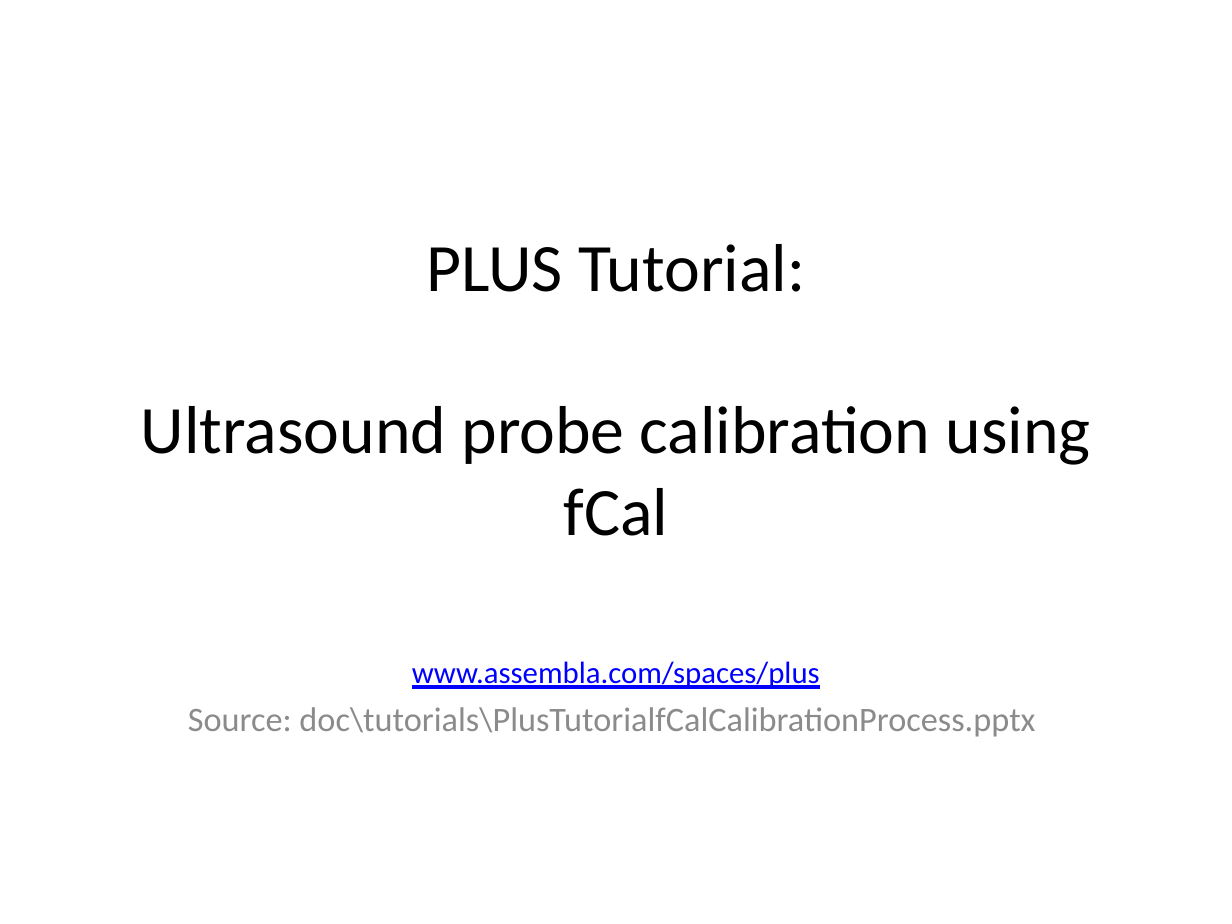
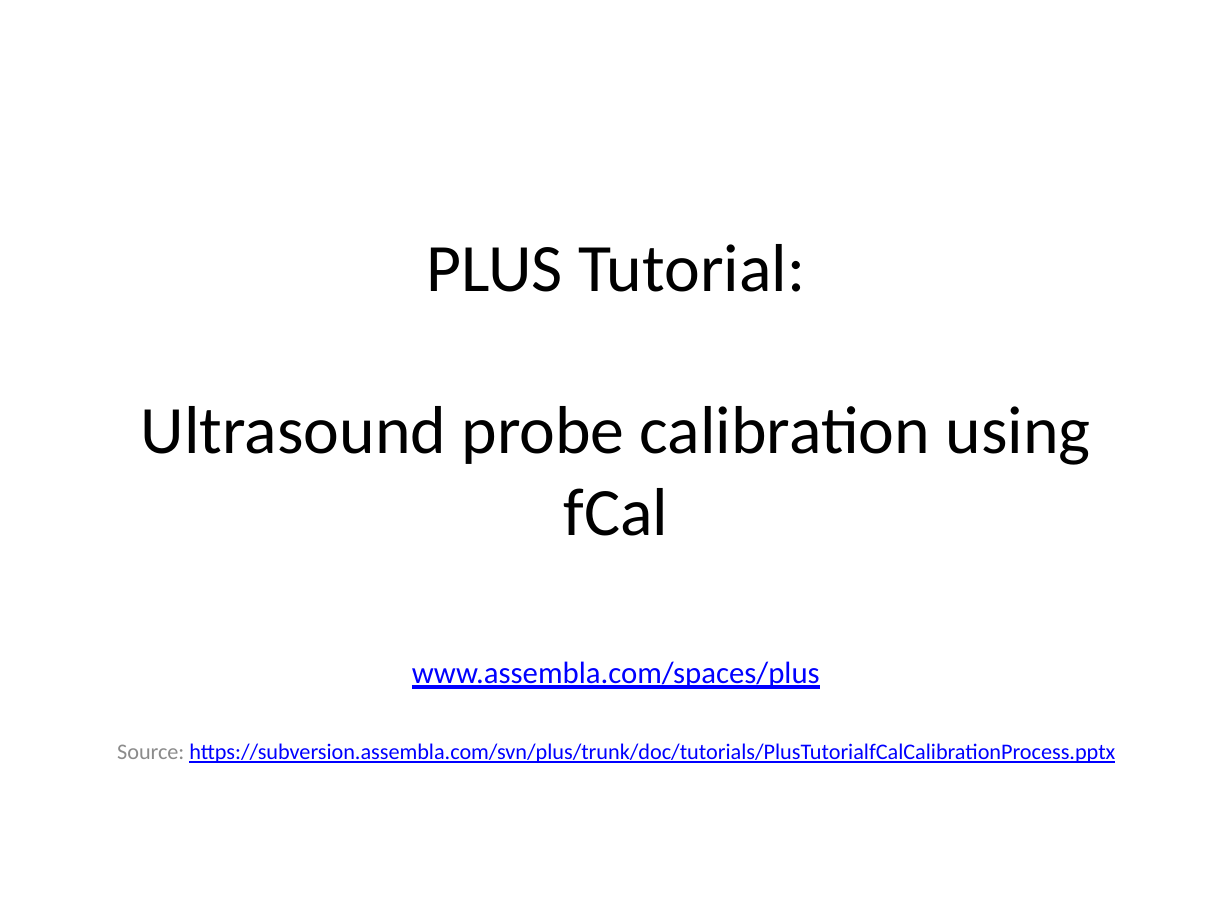
Before and after one commit to thewtex/Plus, a slide deck: slide 1 of doc/tutorials/PlusTutorialfCalCalibrationProcess.pptx. Drawn at 1232x924 pixels with LibreOffice and Linux fonts; fonts in the diff are those of the drawing. Boxes give left, top, right and bottom in pixels: in the first picture for what was removed or moved away, otherwise in the second. Text is boxed around its words. In the diff, an @@ line names an element or a change of style, - is before the commit and + after.

```diff
--- a/doc/tutorials/PlusTutorialfCalCalibrationProcess.pptx
+++ b/doc/tutorials/PlusTutorialfCalCalibrationProcess.pptx
@@ subtitle at [117, 743, 1115, 763]: text changed; size 20 to 13 pt; text colour #8C8C8C to #0000FF @@
-Source: doc\tutorials\PlusTutorialfCalCalibrationProcess.pptx
+Source: https://subversion.assembla.com/svn/plus/trunk/doc/tutorials/PlusTutorialfCalCalibrationProcess.pptx
```
Also in this commit, not shown: 1 other slide changed, 2 other files.
